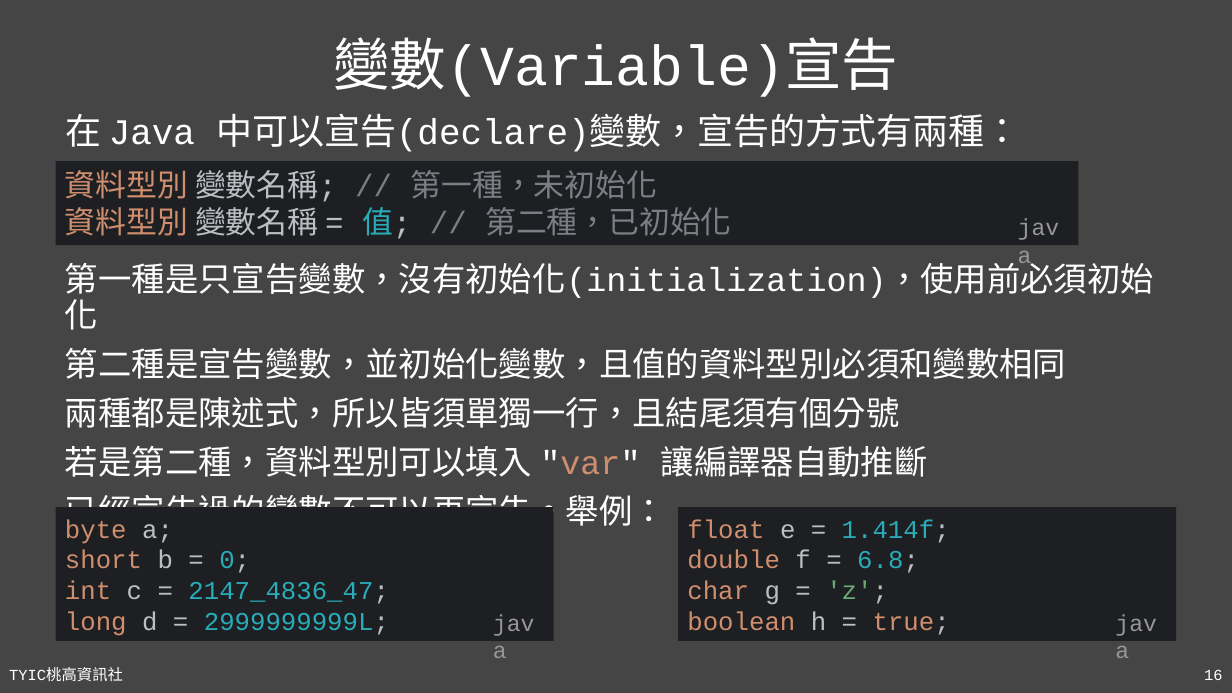
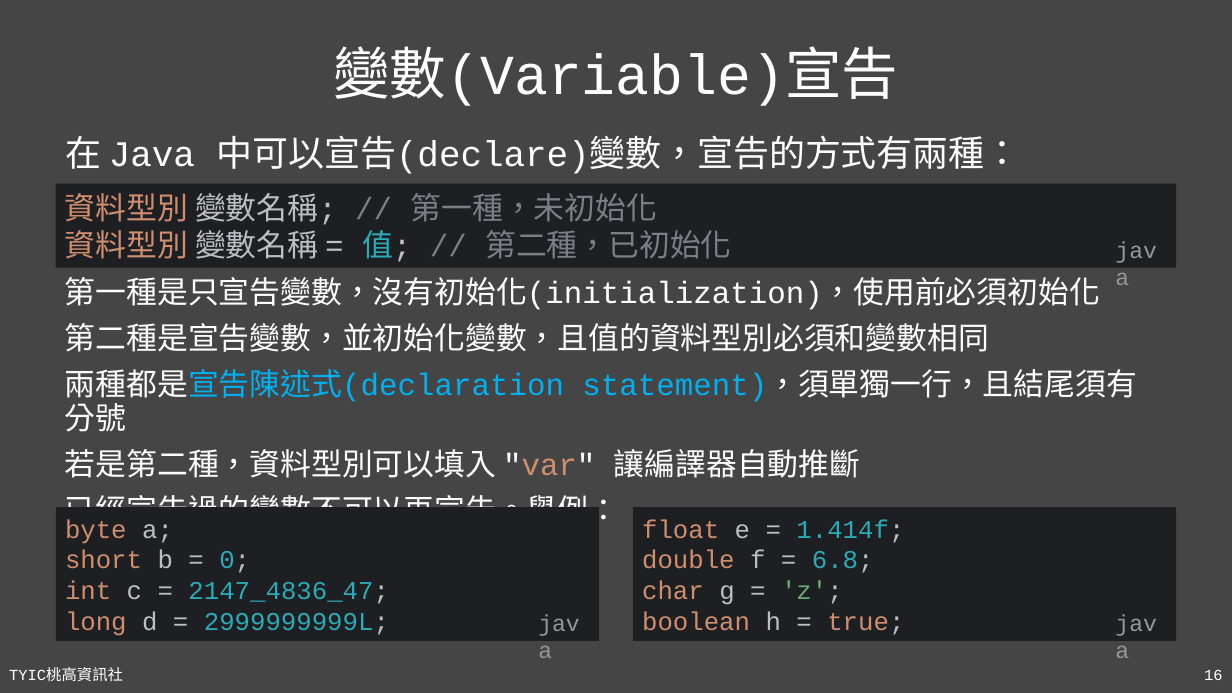
Before and after one commit to TYSHIC/slides, a slide deck: slide 16 of powerpoint/04_初探Java.pptx. Drawn at 1232x693 pixels with LibreOffice and Linux fonts; fonts in the diff are those of the drawing. Boxes give left, top, right and bottom in pixels: in the first picture for what was removed or moved away, otherwise in the second. Text is boxed around its words. In the diff, an @@ line names an element or a change of style, - is before the commit and + after.

```diff
--- a/powerpoint/04_初探Java.pptx
+++ b/powerpoint/04_初探Java.pptx
@@ title "變數(Variable)宣告": place and size @@
-title "變數(Variable)宣告" at box(333, 37, 898, 97)
+title "變數(Variable)宣告" at box(333, 46, 898, 106)
@@ text "在 Java 中可以宣告(declare)變數，宣告的方式有兩種：": place and size @@
-text "在 Java 中可以宣告(declare)變數，宣告的方式有兩種：" at box(65, 113, 1021, 152)
+text "在 Java 中可以宣告(declare)變數，宣告的方式有兩種：" at box(65, 135, 1021, 174)
@@ rectangle "資料型別 變數名稱; // 第一種，未初始化 資料型別 ...": place and size @@
-rectangle "資料型別 變數名稱; // 第一種，未初始化 資料型別 ..." at box(55, 161, 1079, 245)
+rectangle "資料型別 變數名稱; // 第一種，未初始化 資料型別 ..." at box(55, 184, 1177, 268)
@@ text "java": place and size @@
-text "java" at box(1009, 208, 1080, 245)
+text "java" at box(1106, 230, 1177, 267)
@@ text "第一種是只宣告變數，沒有初始化(initialization)，使用前必須初始化": place and size @@
-text "第一種是只宣告變數，沒有初始化(initialization)，使用前必須初始化" at box(65, 257, 1154, 532)
+text "第一種是只宣告變數，沒有初始化(initialization)，使用前必須初始化" at box(65, 277, 1136, 530)
@@ text at box(65, 277, 1100, 530): size 26 to 24 pt in "第一種是只宣告變數，沒有初始化(initialization)，使用前必須初始化", "第二種是宣告變數，並初始化變數，且值的資料型別必須和變數相同", "若是第二種，資料型別可以填入 "var" 讓編譯器自動推斷", "已經宣告過的變數不可以再宣告。舉例：" @@
@@ text at box(65, 369, 1136, 432): text changed; size 26 to 24 pt; text colour #FFFFFF to #00B0F0 @@
-兩種都是陳述式，所以皆須單獨一行，且結尾須有個分號
+兩種都是宣告陳述式(declaration statement)，須單獨一行，且結尾須有分號
@@ rectangle "byte a; short b = ...": place and size @@
-rectangle "byte a; short b = ..." at box(55, 507, 554, 641)
+rectangle "byte a; short b = ..." at box(55, 507, 599, 641)
@@ rectangle "float e = 1.414f; double ...": place and size @@
-rectangle "float e = 1.414f; double ..." at box(678, 507, 1177, 641)
+rectangle "float e = 1.414f; double ..." at box(633, 507, 1177, 641)
@@ text "java": place and size @@
-text "java" at box(484, 604, 555, 640)
+text "java" at box(530, 604, 600, 640)
```
Also in this commit, not shown: 7 other slides changed, 2 slides added, 9 other files.
